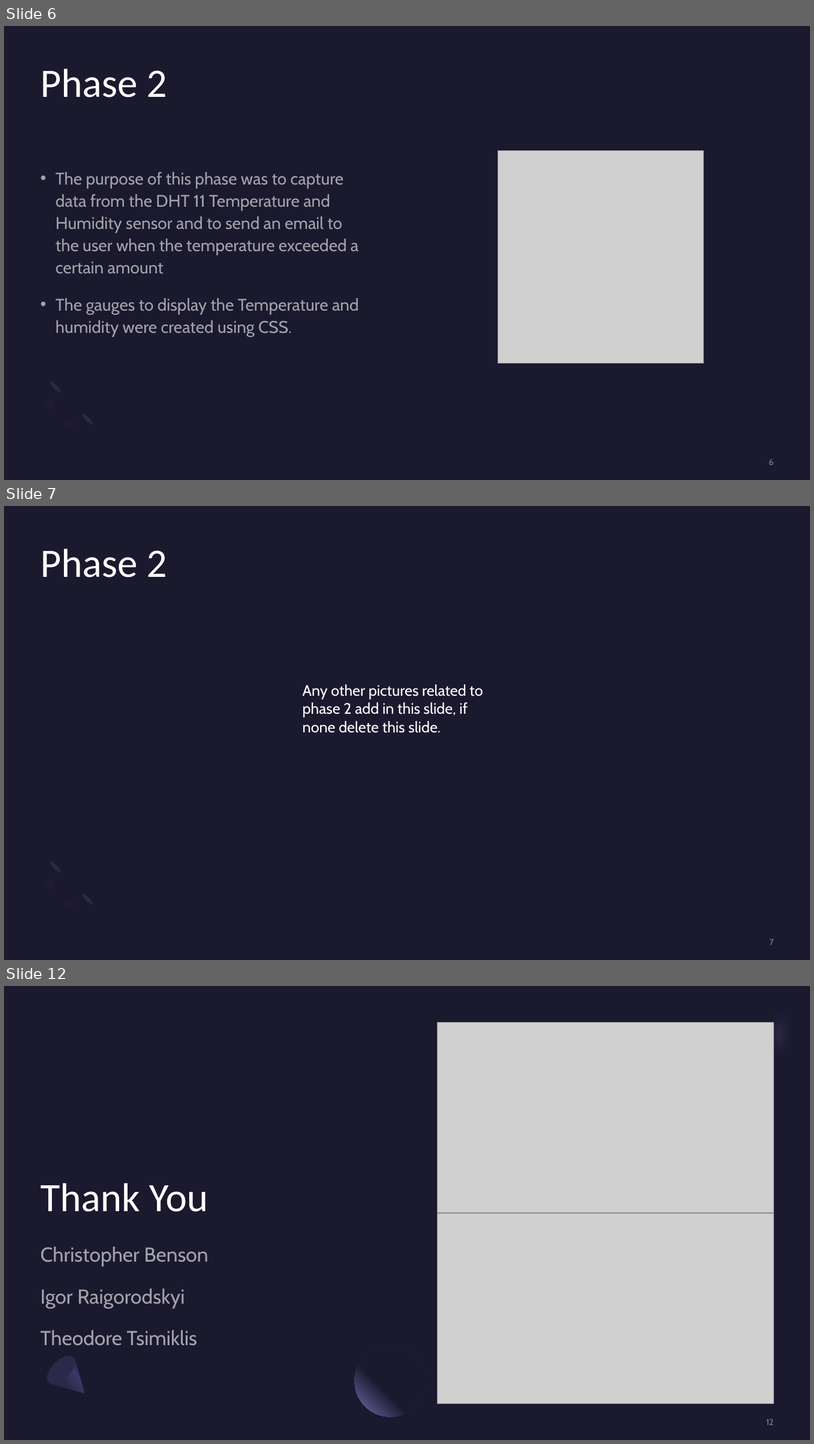
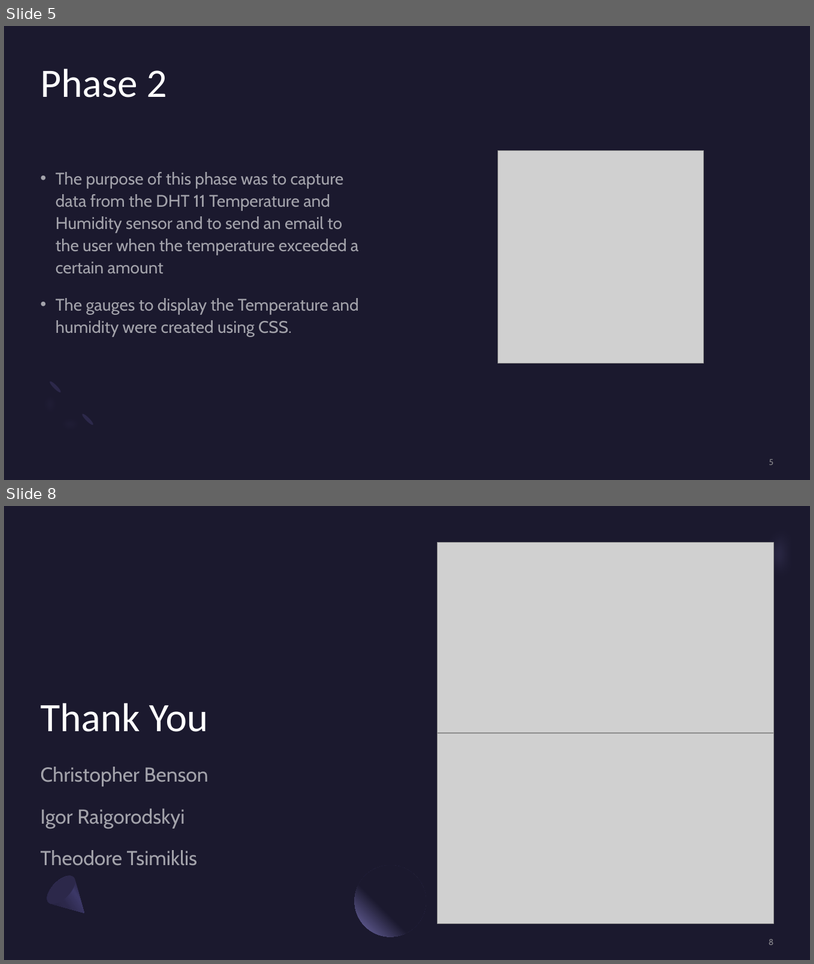
Before and after one commit to TheodoreTsimiklis/IOT-PROJECT, a slide deck: IOT_Powerpoint_Presentation.pptx. Shown one above the other, each under a label of ours: slides 6, 7 and 12 before the commit, slides 5 and 8 after it; the slides between them are not shown. The pictures are 814x1444 and 814x964 pixels, drawn with LibreOffice and Linux fonts; fonts in the diff are those of the drawing; grey boxes stand for pictures. Boxes give left, top, right and bottom in pixels: in the first picture for what was removed or moved away, otherwise in the second. Text is boxed around its words. In the diff, an @@ line names an element or a change of style, - is before the commit and + after.

```diff
--- a/IOT_Powerpoint_Presentation.pptx
+++ b/IOT_Powerpoint_Presentation.pptx
@@ slide 7 removed at (4,506,810,960), background #1B192E; not listed: 3 template elements that a slide beside it also shows @@
@@ title removed at (41,549,167,577) @@
-Phase 2
@@ text removed at (303,684,483,733) @@
-Any other pictures related to phase 2 add in this slide, if none delete this slide.
@@ page number removed at (770,939,774,945) @@
-7
@@ what was slide 6 is now slide 5 @@
@@ page number at (770,459,774,465): text changed @@
-6
+5
@@ what was slide 12 is now slide 8 @@
@@ page number at (769,939,774,945): text changed @@
-12
+8
```
Also in this commit, not shown: 2 slides changed, 3 other slides removed.
